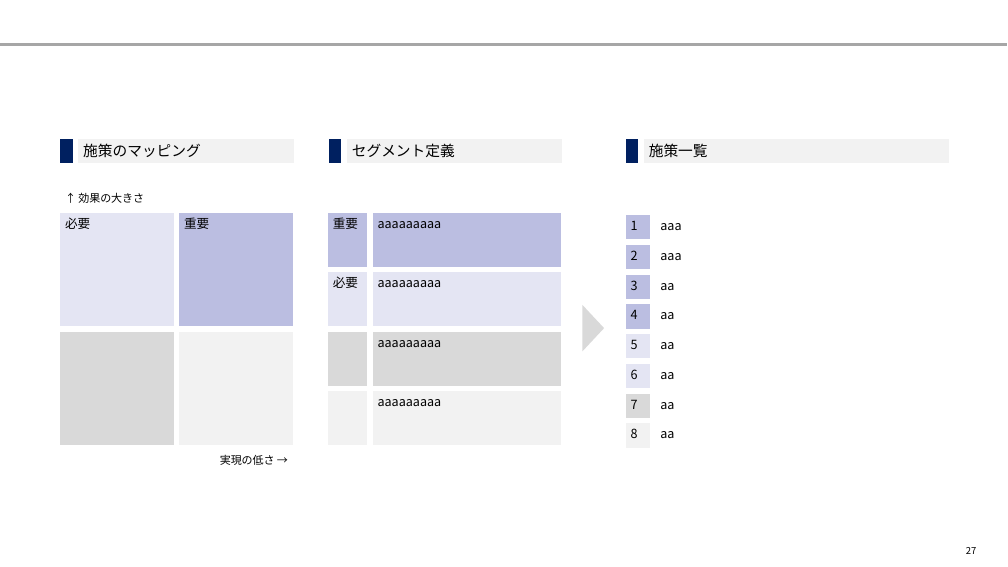
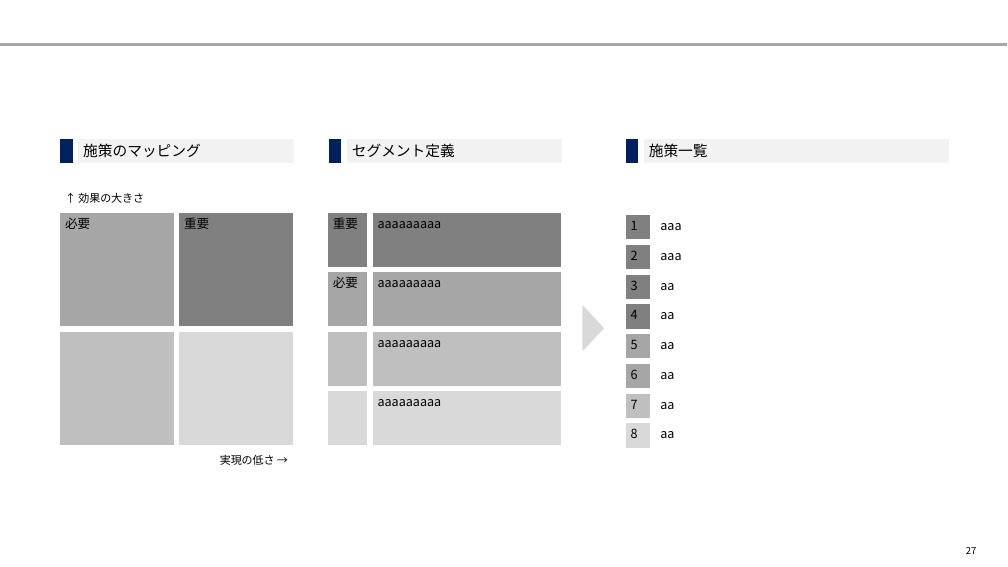
Before and after one commit to yuzucha16/dotfiles, a slide deck: slide 27 of office/Blank.potx. Drawn at 1008x567 pixels with LibreOffice and Linux fonts; fonts in the diff are those of the drawing. Boxes give left, top, right and bottom in pixels: in the first picture for what was removed or moved away, otherwise in the second. Text is boxed around its words. In the diff, an @@ line names an element or a change of style, - is before the commit and + after.

Commit message:
pptx

```diff
--- a/office/Blank.potx
+++ b/office/Blank.potx
@@ table at bbox=[57, 187, 563, 470] @@
@@ fill #E4E5F3 to #A6A6A6 in 3 cells @@
@@ fill #BBBEE1 to #808080 in 3 cells @@
@@ fill #D9D9D9 to #BFBFBF in 3 cells @@
@@ fill #F2F2F2 to #D9D9D9 in 3 cells @@
@@ table at bbox=[623, 187, 951, 470] @@
@@ fill #BBBEE1 to #808080 in 4 cells @@
@@ fill #E4E5F3 to #A6A6A6 in 2 cells @@
@@ fill #D9D9D9 to #BFBFBF in row 8, column 1 @@
@@ fill #F2F2F2 to #D9D9D9 in row 9, column 1 @@
```
Also in this commit, not shown: 17 other slides changed, 2 slides removed, 2 other files.
